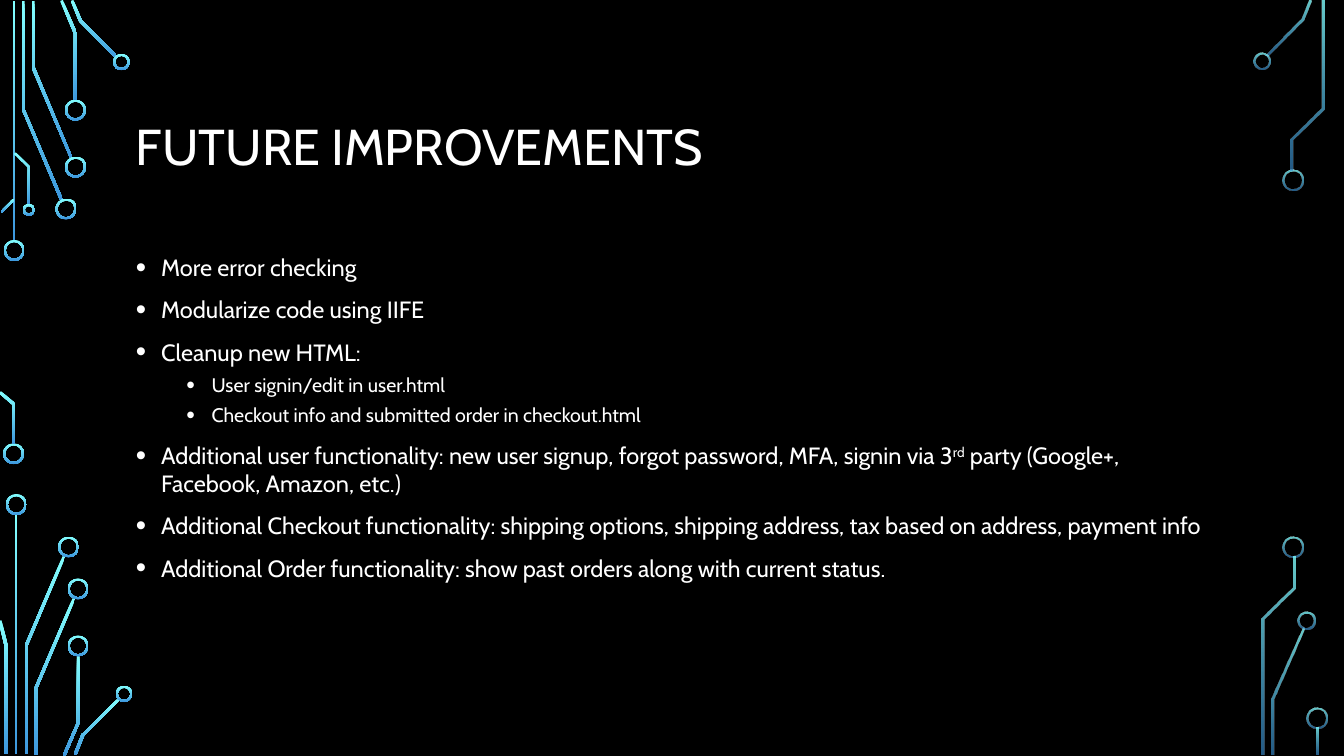
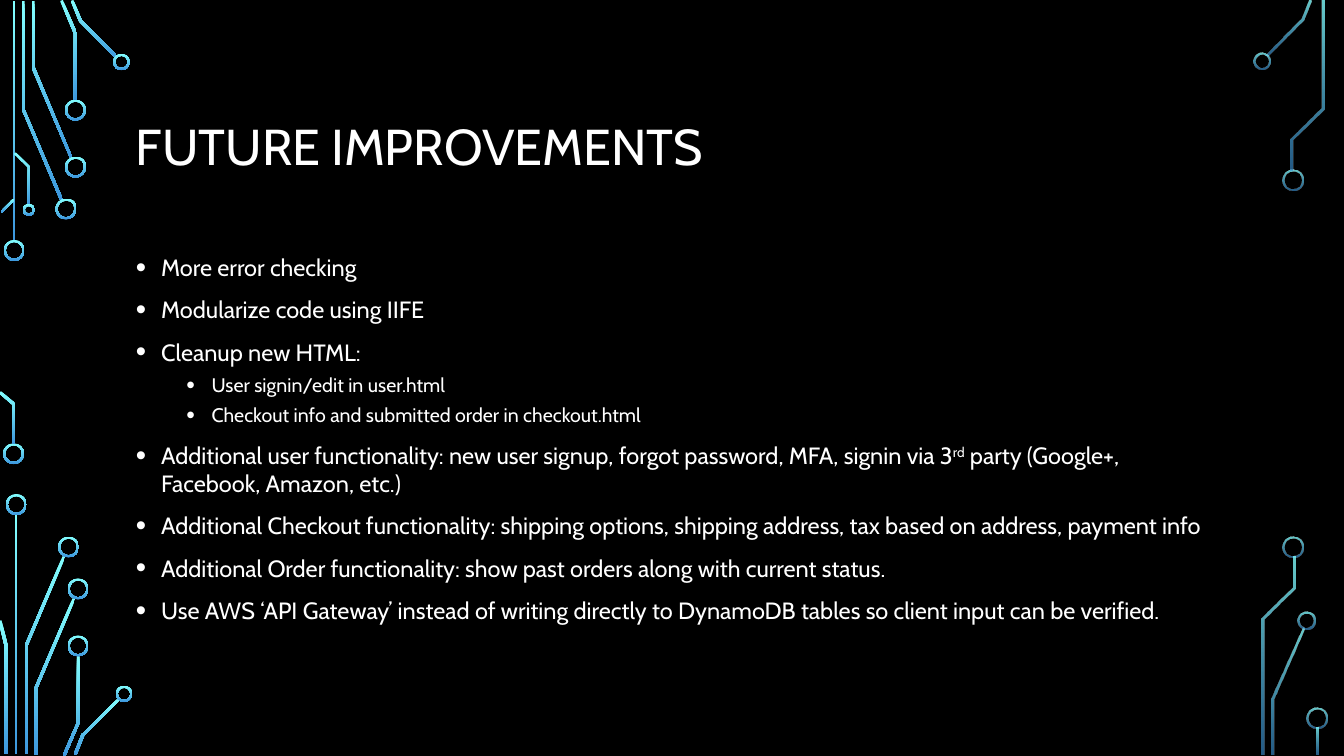
Before and after one commit to brskl/HTML5_300, a slide deck: slide 8 of HTML5-300B presentation.pptx. Drawn at 1344x756 pixels with LibreOffice and Linux fonts; fonts in the diff are those of the drawing; background and template pictures are left out. Boxes give left, top, right and bottom in pixels: in the first picture for what was removed or moved away, otherwise in the second. Text is boxed around its words. In the diff, an @@ line names an element or a change of style, - is before the commit and + after.

```diff
--- a/HTML5-300B presentation.pptx
+++ b/HTML5-300B presentation.pptx
@@ text at [161, 601, 1160, 625]: paragraph added @@
+• Use AWS ‘API Gateway’ instead of writing directly to DynamoDB tables so client input can be verified.
```
Also in this commit, not shown: 1 slide added.
